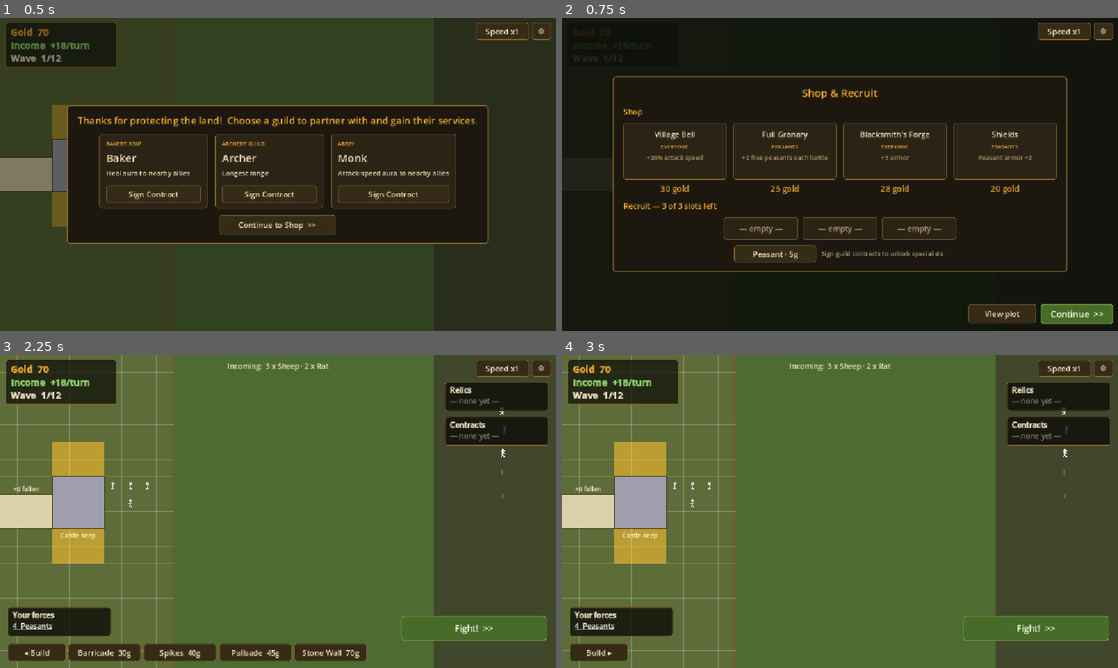
Above: before the commit, frames 1-4 (two rows, left to right).
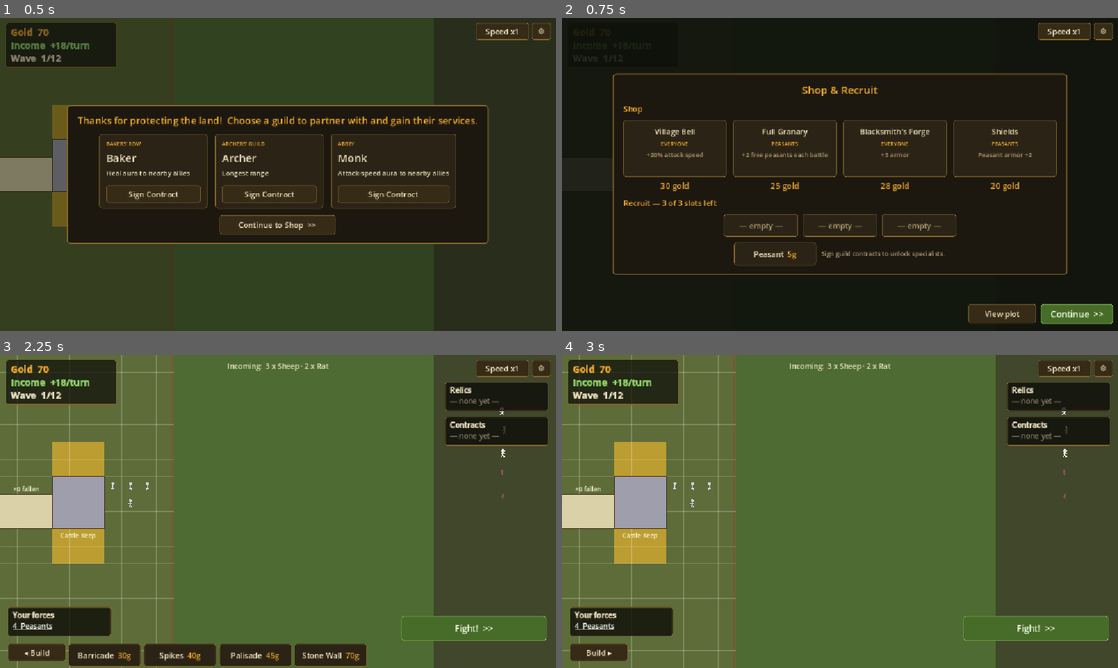
Above: after the commit, the same moments.

Repository: Jazzboy2567/protect-your-plot
Game: Godot game, scene res://Main.tscn
Same seed, same stepped clock (60 frames per second), same inputs: the game is played once before the commit and once after it.
Inputs:
- Up to frame 1 (0.5 s): no input
- Up to frame 2 (0.75 s): click "Continue to Shop >>" at 0.5 s
- Up to frame 3 (2.25 s): click "Continue >>" at 1.25 s; click "Build ▸" at 2 s
- Up to frame 4 (3 s): click "◂ Build" at 2.75 s

Frame 1 is identical in both runs. In frame 2, 5.8% of the frame differs, in the area x 9-91%, y 17-82%; in frame 3, 1.6%; in frame 4, nothing differs.

Commit message:
Wall UX: no accidental sell, rotate repaints, drag-to-place, better reroute; gold prices
- Left-clicking a wall no longer sells it. Sell by dragging a wall off the build
  area onto the field instead (tooltip updated).
- Rotating a wall now repaints it, so its drawn footprint matches its hitbox
  (relocate() queues a redraw).
- Toolbar walls are drag-to-place: press a chip to pick up a ghost, drag it onto
  the field and release to drop (or click the chip then click a tile). The ghost
  follows the cursor throughout.
- Wall reroute: units now deflect their heading by growing angles around a wall
  (favouring the side the goal is on) instead of only sliding up/down, so they
  actually path around walls while still advancing.
- Every price is gold now: recruit and build options are chips with the name in
  cream and the cost in gold (relic cost was already gold).

Co-Authored-By: Claude Opus 4.8 <noreply@anthropic.com>

Diff:
--- a/scripts/Main.gd
+++ b/scripts/Main.gd
@@ -770,6 +770,10 @@
 	if not wall.has_meta("bref"):
 		return
 	var b = wall.get_meta("bref")
+	# Dragged off the build area (out onto the field) — sell it for a refund.
+	if pos.x > FENCE_X + 70.0:
+		_remove_wall(wall)
+		return
 	var sp := _bspan(b)
 	var gx := clampi(int(pos.x / TILE), 0, GRID_COLS - sp.x)
 	var gy := clampi(int(pos.y / TILE), 0, GRID_ROWS - sp.y)
@@ -1052,8 +1056,7 @@
 			elif _grab != null and _grab.is_structure:
 				if _dragging:
 					_drop_wall(_grab, event.position)
-				else:
-					_remove_wall(_grab)                 # a plain click sells it back
+				# a plain click does nothing now — sell by dragging it off the field
 			elif _dragging:
 				_select_in_rect(Rect2(_press_pos, event.position - _press_pos).abs())
 			else:
@@ -1555,11 +1558,10 @@
 	pal.size_flags_horizontal = Control.SIZE_SHRINK_CENTER
 	outer.add_child(pal)
 	var pcost: int = GameData.UNITS["peasant"]["cost"]
-	var pb := _menu_button("Peasant · %dg" % pcost, func(): _buy("peasant"))
-	pb.custom_minimum_size = Vector2(170, 30)
+	var pb := _priced_chip("Peasant", "%dg" % pcost, func(): _buy("peasant"), recruits_left > 0 and gold >= pcost)
+	pb.custom_minimum_size = Vector2(170, 34)
 	pb.mouse_entered.connect(func(): _show_hover(_unit_tooltip("peasant"), pb.global_position + Vector2(0, -116)))
 	pb.mouse_exited.connect(_hide_hover)
-	pb.disabled = recruits_left <= 0 or gold < pcost
 	pal.add_child(pb)
 	if contracts.is_empty():
 		var hint := Label.new()
@@ -1570,11 +1572,10 @@
 	else:
 		for id in contracts:
 			var cost: int = GameData.UNITS[id]["cost"]
-			var b := _menu_button("%s · %dg" % [GameData.UNITS[id]["name"], cost], func(): _buy(id))
-			b.custom_minimum_size = Vector2(170, 30)
+			var b := _priced_chip(str(GameData.UNITS[id]["name"]), "%dg" % cost, func(): _buy(id), recruits_left > 0 and gold >= cost)
+			b.custom_minimum_size = Vector2(170, 34)
 			b.mouse_entered.connect(func(): _show_hover(_unit_tooltip(id), b.global_position + Vector2(0, -116)))
 			b.mouse_exited.connect(_hide_hover)
-			b.disabled = recruits_left <= 0 or gold < cost
 			pal.add_child(b)
 
 	# View + Continue in the bottom-right stay visible even when the modal is
@@ -1636,12 +1637,17 @@
 		var bx := 142.0
 		for id in BUILDING_IDS:
 			var cost: int = GameData.UNITS[id]["cost"]
-			var b := _mk_button("%s  %dg" % [names[id], cost], Vector2(bx, byy), Vector2(150, 36), func(): _start_buy(id))
+			# Press the chip to pick up a ghost; drag it onto the field and drop, or
+			# click the chip then click a tile. Gold is spent only on a valid placement.
+			var chip := _priced_chip(names[id], "%dg" % cost, func(): _start_buy(id), gold >= cost)
+			chip.position = Vector2(bx, byy)
+			chip.size = Vector2(150, 36)
+			chip.custom_minimum_size = Vector2(150, 36)
 			var bd: Dictionary = GameData.UNITS[id]
-			var btip := "%s\nHealth: %d  ·  Armor: %d\nPlace, then drag to move · right-click to rotate · click to sell." % [bd["name"], int(bd["hp"]), int(bd.get("armor", 0))]
-			b.mouse_entered.connect(func(): _show_hover(btip, b.global_position + Vector2(0, -100)))
-			b.mouse_exited.connect(_hide_hover)
-			b.disabled = gold < cost
+			var btip := "%s\nHealth: %d  ·  Armor: %d\nPress + drag onto the field to place · right-click to rotate · drag off to sell." % [bd["name"], int(bd["hp"]), int(bd.get("armor", 0))]
+			chip.mouse_entered.connect(func(): _show_hover(btip, chip.global_position + Vector2(0, -100)))
+			chip.mouse_exited.connect(_hide_hover)
+			panel.add_child(chip)
 			bx += 156
 
 	var fb := _mk_button("Fight!  >>", Vector2(ARENA.x - 320, ARENA.y - 108), Vector2(300, 52), begin_fight)
@@ -1734,6 +1740,36 @@
 	_style_button(b)
 	panel.add_child(b)
 	return b
+
+# A clickable chip: name in cream, price in gold. `on_press` fires on left-press
+# (so a wall chip can start a ghost you then drag onto the field and drop).
+func _priced_chip(nm: String, cost_text: String, on_press: Callable, enabled: bool) -> PanelContainer:
+	var pc := PanelContainer.new()
+	pc.add_theme_stylebox_override("panel", _card_style())
+	pc.mouse_filter = Control.MOUSE_FILTER_STOP
+	if not enabled:
+		pc.modulate = Color(1, 1, 1, 0.5)
+	var h := HBoxContainer.new()
+	h.mouse_filter = Control.MOUSE_FILTER_IGNORE
+	h.alignment = BoxContainer.ALIGNMENT_CENTER
+	h.add_theme_constant_override("separation", 8)
+	pc.add_child(h)
+	var l := Label.new()
+	l.text = nm
+	l.add_theme_color_override("font_color", COL_INK)
+	l.mouse_filter = Control.MOUSE_FILTER_IGNORE
+	h.add_child(l)
+	if cost_text != "":
+		var c := Label.new()
+		c.text = cost_text
+		c.add_theme_color_override("font_color", COL_GOLD)
+		c.mouse_filter = Control.MOUSE_FILTER_IGNORE
+		h.add_child(c)
+	if enabled:
+		pc.gui_input.connect(func(e):
+			if e is InputEventMouseButton and e.button_index == MOUSE_BUTTON_LEFT and e.pressed:
+				on_press.call())
+	return pc
 
 func flash_banner(text: String, color: Color) -> void:
 	banner.text = text
@@ -1882,6 +1918,8 @@
 	_update_top()
 
 func _process(_delta: float) -> void:
+	if _buy_id != "":
+		_mouse = get_global_mouse_position()   # ghost follows the cursor as you drag
 	if phase == Phase.BATTLE:
 		_update_top()
 	if phase == Phase.DEPLOY or phase == Phase.BATTLE or _shop_viewing:
--- a/scripts/Unit.gd
+++ b/scripts/Unit.gd
@@ -113,6 +113,7 @@
 	global_position = pos
 	command_point = pos
 	_home = pos
+	queue_redraw()   # footprint may have changed size/orientation — repaint it
 
 # Remember who just struck me so nearby allies can rally to my defence.
 func note_attacker(who) -> void:
@@ -295,32 +296,32 @@
 		return command_point
 	return null
 
-# Advance toward a goal but never walk through a wall: if the direct step is
-# blocked, slide along the wall toward the end nearest the goal to round it.
+# Advance toward a goal but never walk through a wall. If the direct step is
+# blocked, deflect the heading by growing angles (favouring the side the goal is
+# on) and take the first clear one — so the unit steers around a wall while still
+# making forward progress instead of just sliding up and down against it.
 func _step_toward(goal: Vector2, maxd: float) -> void:
 	var to_goal: Vector2 = goal - global_position
 	var dl := to_goal.length()
 	if dl < 0.001:
 		return
-	var step: Vector2 = to_goal / dl * minf(maxd, dl)
-	var nxt: Vector2 = global_position + step
-	if main == null or not main.wall_blocks(nxt, radius, self):
-		global_position = nxt
-		return
-	var b = main.blocking_wall(nxt, radius, self)
-	var vy := 1.0
+	var dir: Vector2 = to_goal / dl
+	var d: float = minf(maxd, dl)
+	if main == null or not main.wall_blocks(global_position + dir * d, radius, self):
+		global_position += dir * d
+		return
+	var b = main.blocking_wall(global_position + dir * d, radius, self)
+	var pref := -1.0
 	if b != null:
-		var half_h: float = (b.foot_h if b.foot_h > 0.0 else b.radius * 2.0) * 0.5
-		var top: float = b.global_position.y - half_h
-		var bot: float = b.global_position.y + half_h
-		vy = -1.0 if absf(goal.y - top) <= absf(goal.y - bot) else 1.0
+		pref = -1.0 if goal.y < b.global_position.y else 1.0
 	else:
-		vy = -1.0 if goal.y < global_position.y else 1.0
-	var slide: Vector2 = Vector2(0, vy) * maxd
-	if not main.wall_blocks(global_position + slide, radius, self):
-		global_position += slide
-	elif not main.wall_blocks(global_position - slide, radius, self):
-		global_position -= slide
+		pref = -1.0 if goal.y < global_position.y else 1.0
+	for mag in [35.0, 60.0, 90.0, 120.0]:
+		for sgn in [pref, -pref]:
+			var dd: Vector2 = dir.rotated(deg_to_rad(mag * sgn))
+			if not main.wall_blocks(global_position + dd * d, radius, self):
+				global_position += dd * d
+				return
 
 func take_damage(amount: float, pierce_flag: bool = false, is_crit: bool = false) -> void:
 	if _dead or invulnerable:
